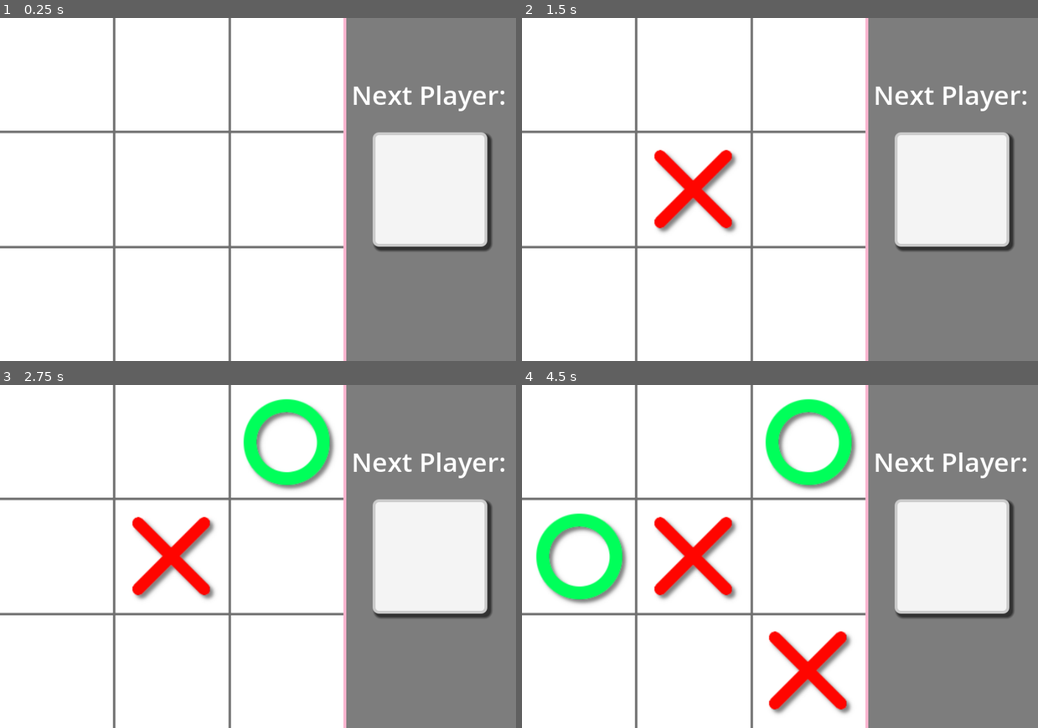
Above: before the commit, frames 1-4 (two rows, left to right).
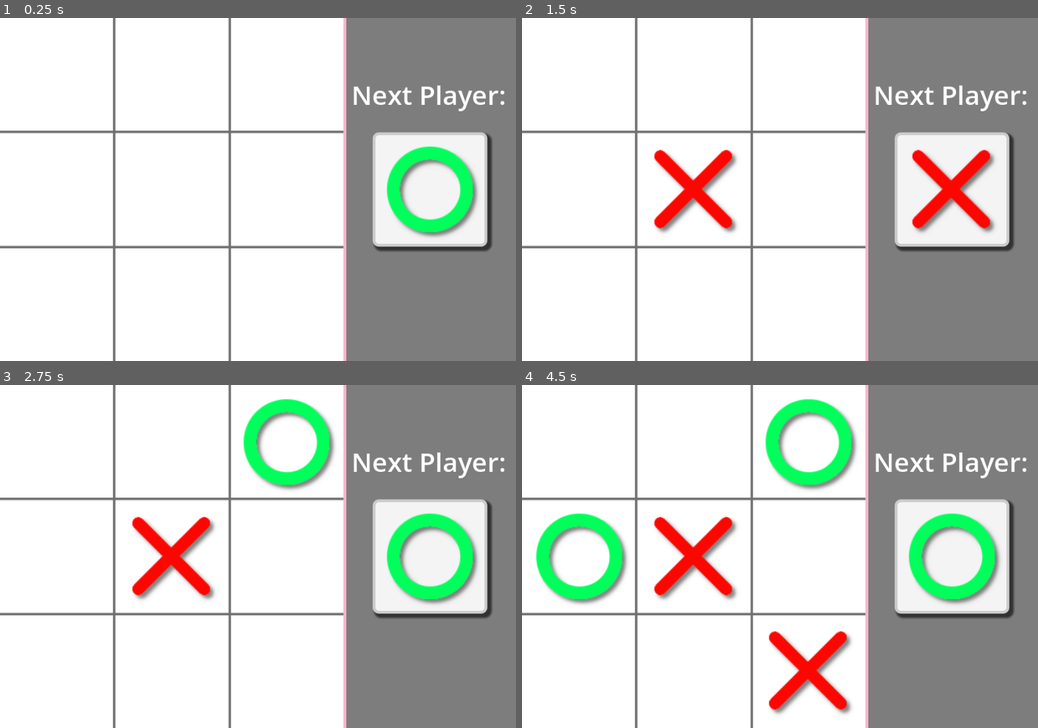
Above: after the commit, the same moments.

Repository: lovetocode/tictactoeG4
Game: Godot game, scene res://scenes/main.tscn
Two runs of this game, one before a commit and one after it. Both use one fixed random seed, a clock stepped at 60 frames per second and the inputs below.
Inputs (mouse positions are in pixels of both pictures, inside the frame that each line leads up to):
- Up to frame 1 (0.25 s): no input
- Up to frame 2 (1.5 s): tap Enter at 0.5 s; move the mouse to (893, 172) at 0.52 s; click (893, 172) at 0.67 s; tap Space at 1.25 s; move the mouse to (676, 206) at 1.27 s; click (676, 206) at 1.42 s
- Up to frame 3 (2.75 s): tap Enter at 2 s; move the mouse to (309, 481) at 2.02 s; click (309, 481) at 2.17 s
- Up to frame 4 (4.5 s): tap Space at 2.75, 4.25 s; move the mouse to (754, 625) at 2.77 s; click (754, 625) at 2.92 s; tap Enter at 3.5 s; move the mouse to (934, 607) at 3.52 s; click (934, 607) at 3.67 s; move the mouse to (625, 505) at 4.27 s; click (625, 505) at 4.42 s

The runs differ from the first frame. In frame 1, 2.4% of the frame differs, in the area x 74-93%, y 37-64%; in frame 2, 1.9%; in frame 3, 2.4%; in frame 4, 2.4%.

Commit message:
Worked on next player panel.

Diff:
--- a/scenes/main.gd
+++ b/scenes/main.gd
@@ -1,5 +1,6 @@
 extends Node
 
+@onready var player_panel = $PlayerPanel
 @onready var board = $Board
 @export var circle_scene: PackedScene
 @export var cross_scene: PackedScene
@@ -7,8 +8,14 @@
 var player: int
 var grid_data: Array
 var grid_pos: Vector2i
+var player_panel_pos: Vector2i
 var board_size: int
 var cell_size: int
+var temp_marker
+var row_sum: int
+var col_sum: int
+var diagonal1_sum: int
+var diagonal2_sum: int
 
 
 # Called when the node enters the scene tree for the first time.
@@ -16,6 +23,8 @@
 	board_size = board.texture.get_width()
 	# Divide board by 3 to get the individual size of each cell.
 	cell_size = board_size / 3
+	# Position on the panel on the right side of the board.
+	player_panel_pos = player_panel.get_position()
 	new_game()
 
 
@@ -35,8 +44,9 @@
 					player *= -1
 					# Place the players marker
 					create_marker(player, grid_pos * cell_size + Vector2i(cell_size / 2, cell_size / 2))
-
-
+					# update the marker.
+					temp_marker.queue_free()
+					create_marker(player, player_panel_pos + Vector2i(cell_size / 2, cell_size / 2), true)
 func new_game():
 	player = 1
 	grid_data = [
@@ -44,13 +54,17 @@
 		[0,0,0],
 		[0,0,0]
 		]
+	 # Maker for the starting player's turn
+	create_marker(player, player_panel_pos + Vector2i(cell_size / 2, cell_size / 2), true)
 
-func create_marker(player, position):
+func create_marker(player, position, temp=false):
 	if player == 1:
 		var circle = circle_scene.instantiate()
 		circle.position = position
 		add_child(circle)
+		if temp: temp_marker = circle
 	else:
 		var cross = cross_scene.instantiate()
 		cross.position = position
 		add_child(cross)
+		if temp: temp_marker = cross
--- a/scenes/main.tscn
+++ b/scenes/main.tscn
@@ -51,7 +51,7 @@
 horizontal_alignment = 1
 vertical_alignment = 1
 
-[node name="Panel" type="Panel" parent="."]
+[node name="PlayerPanel" type="Panel" parent="."]
 offset_left = 650.0
 offset_top = 200.0
 offset_right = 850.0
